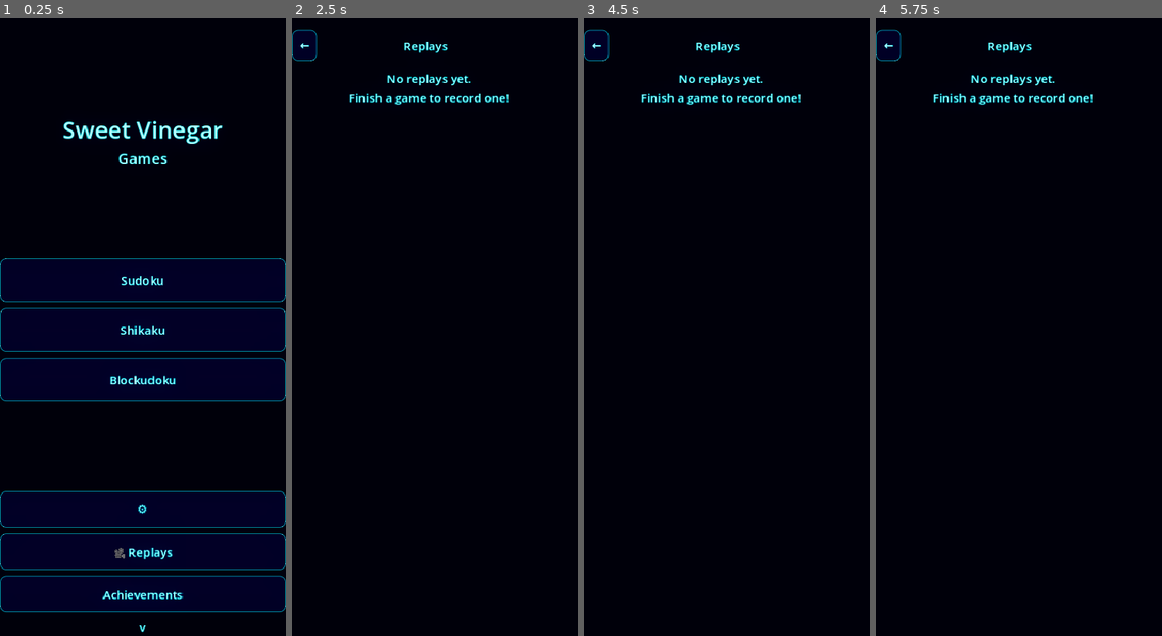
Above: before the commit, frames 1-4 (left to right).
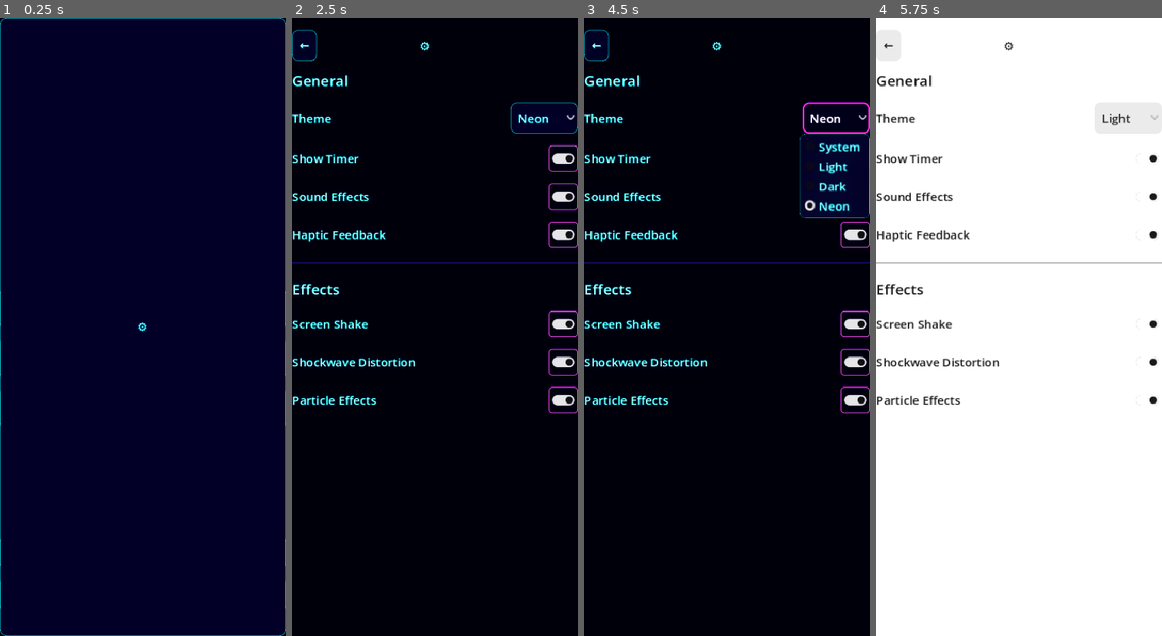
Above: after the commit, the same moments.

Repository: mchambers-mojang/sweet-vinegar-games
Game: Godot game, scene res://scenes/game_picker.tscn
The game is run twice, just before and just after one commit, with the same random seed, the same clock (stepped at 60 frames per second) and the same inputs.
Inputs (mouse positions are in pixels of both pictures, inside the frame that each line leads up to):
- Up to frame 1 (0.25 s): no input
- Up to frame 2 (2.5 s): click "⚙" at 0.5 s; click "←" at 1.25 s; click "🎥 Replays" at 2 s
- Up to frame 3 (4.5 s): click "←" at 2.75 s; click "🎥 Replays" at 3.5 s; click (835, 116) at 4.25 s, where only the run after the commit has a clickable "Neon"
- Up to frame 4 (5.75 s): click (1147, 160) at 5.02 s

The runs differ from the first frame. In frame 1, 62% of the frame differs, in the area x 0-100%, y 0-100%; in frame 2, 5.4%; in frame 3, 7.3%; in frame 4, 100%.

Commit message:
fix: Make settings button small top-right anchor on main menu
Moved ⚙ out of VBox flow and anchored it to top-right corner as a
compact button, matching how it appears on game screens.

Co-authored-by: Copilot <223556219+Copilot@users.noreply.github.com>

Diff:
--- a/scenes/game_picker.tscn
+++ b/scenes/game_picker.tscn
@@ -74,12 +74,6 @@
 layout_mode = 2
 size_flags_vertical = 3
 
-[node name="SettingsButton" type="Button" parent="MarginContainer/VBoxContainer"]
-unique_name_in_owner = true
-layout_mode = 2
-custom_minimum_size = Vector2(0, 50)
-text = "⚙"
-
 [node name="ReplaysButton" type="Button" parent="MarginContainer/VBoxContainer"]
 unique_name_in_owner = true
 layout_mode = 2
@@ -98,3 +92,16 @@
 text = "vdev"
 horizontal_alignment = 1
 mouse_filter = 0
+
+[node name="SettingsButton" type="Button" parent="."]
+unique_name_in_owner = true
+layout_mode = 1
+anchors_preset = 1
+anchor_left = 1.0
+anchor_right = 1.0
+offset_left = -80.0
+offset_top = 40.0
+offset_right = -20.0
+offset_bottom = 80.0
+grow_horizontal = 0
+text = "⚙"
